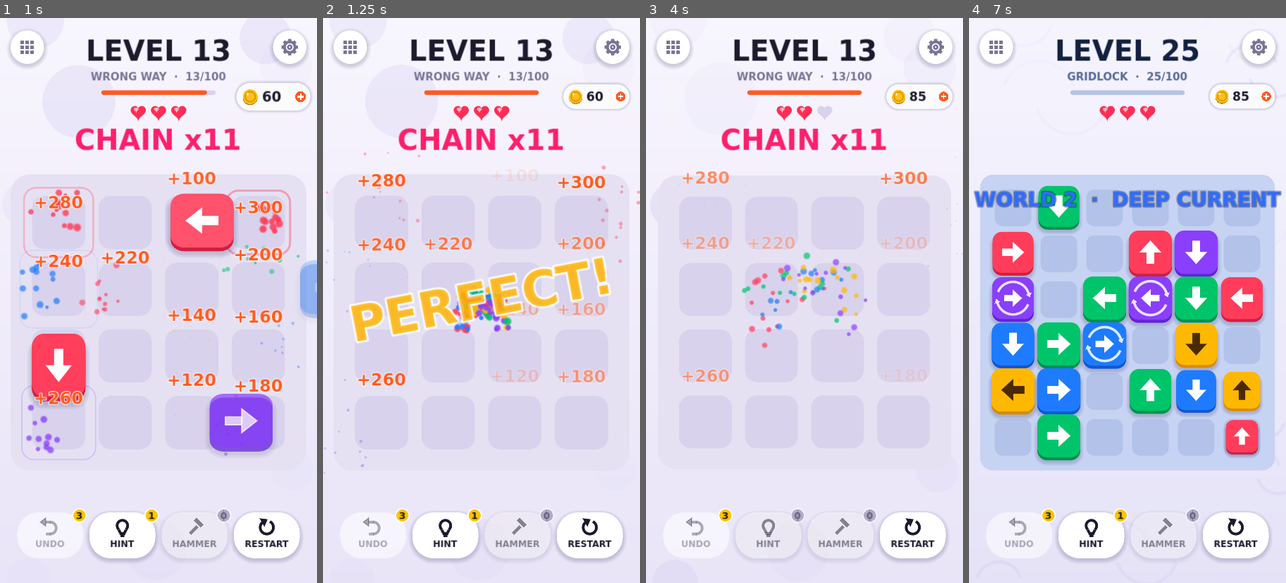
Above: before the commit, frames 1-4 (left to right).
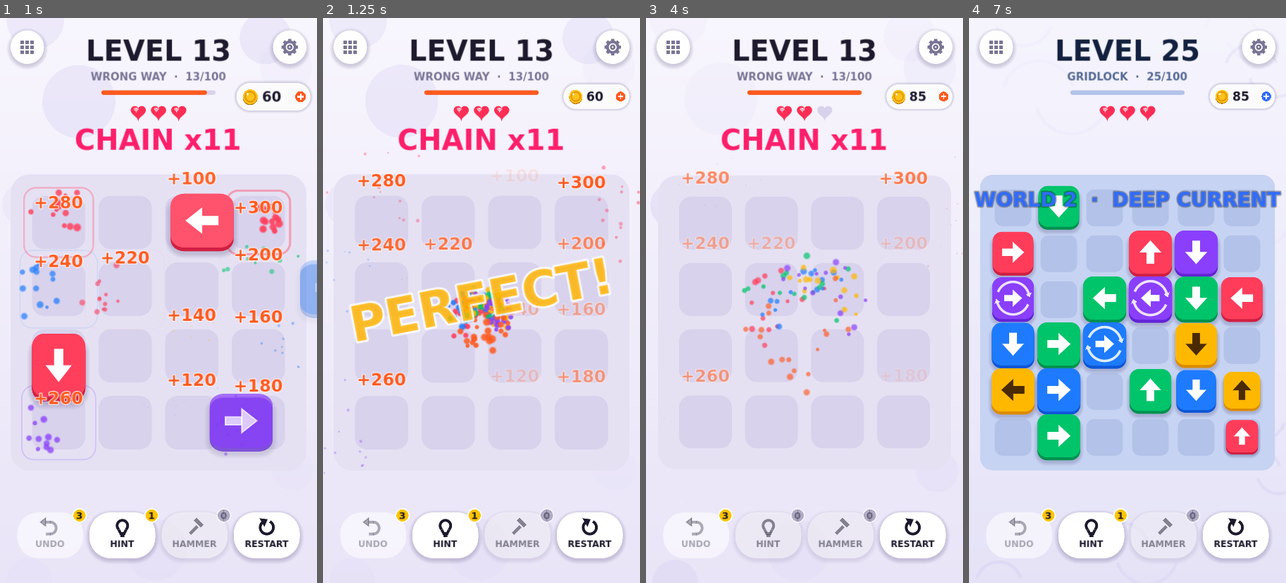
Above: after the commit, the same moments.

Repository: zaknounloay-bot/ChainEscape
Game: Godot game, scene res://tools/Playtest.tscn
Two runs of this game, one before a commit and one after it. Both use one fixed random seed, a clock stepped at 60 frames per second and the inputs below. This scene is started directly instead of the project's main scene.
Inputs (mouse positions are in pixels of both pictures, inside the frame that each line leads up to):
- Up to frame 1 (1 s): click "RESTART" at 0.5 s
- Up to frame 2 (1.25 s): no input
- Up to frame 3 (4 s): click "RESTART" at 1.25 s; click "RESTART" at 2 s; click "HINT" at 2.75 s; tap Enter at 3.5 s; move the mouse to (874, 272) at 3.52 s; tap R at 3.6 s; click (874, 272) at 3.67 s
- Up to frame 4 (7 s): click "REPLAY" at 4.25 s; move the mouse to (1064, 328) at 5.02 s; hold S 5.03-5.78 s; tap H at 5.1, 6.6 s; move the mouse to (1159, 176) at 5.77 s; tap R at 5.85 s; move the mouse to (1111, 413) at 6.52 s; click (1111, 413) at 6.67 s

Frame 1 is identical in both runs. In frame 2, 0.9% of the frame differs, in the area x 38-61%, y 48-60%; in frame 3, 0.3%; in frame 4, less than 0.1%.

Commit message:
Fix World visual progression across all level entry points
- Recalculate the World on every level load and re-apply every
  World-specific surface unconditionally (background, decoration, board
  tint, HUD text, accent colors incl. NEXT/CONTINUE buttons, coin pill,
  complete overlay, celebration particles, music)
- Background fades re-target from the on-screen state and always land on
  the exact target (snap + settle guard), so interrupted transitions can
  no longer leave the previous World's colors
- World 5 gets a distinct deep-teal/gold palette (was nearly identical to
  World 4's dark indigo, so 80->81 looked unchanged)
- [World] debug logging and GameManager.world_state()
- Playtest: 20->21, 40->41, 60->61, 80->81, 99->100 via NEXT, Level Select,
  debug jumps, Replay, rapid interrupted transitions and Continue after
  relaunch; --worlds-only mode

No gameplay or level data changes.

Co-Authored-By: Claude Opus 5.5 <noreply@anthropic.com>
Claude-Session: https://claude.ai/code/session_016uEGzSNWdUSPTuxQuyTYGm

Diff:
--- a/scripts/core/board.gd
+++ b/scripts/core/board.gd
@@ -18,6 +18,8 @@
 ## World theme colors for the board panel and empty slots.
 var board_color: Color = Palette.BOARD
 var slot_color: Color = Palette.SLOT
+## World accent: used by celebration particles.
+var accent_color: Color = Palette.ACCENT
 ## Hammer mode: the next tap smashes a block instead of moving it.
 var hammer_mode: bool = false:
 	set(v):
@@ -264,6 +266,7 @@
 func set_theme(t: Dictionary) -> void:
 	board_color = t["board"]
 	slot_color = t["slot"]
+	accent_color = t["accent"]
 	queue_redraw()
 
 
@@ -365,6 +368,8 @@
 	for i in colors.size():
 		var angle := -PI * 0.5 + (i - 2) * 0.35
 		_burst(center, Vector2.from_angle(angle), Palette.face(colors[i]), 14, 1.6, 70.0)
+	# A ring of the World's accent color.
+	_burst(center, Vector2.UP, accent_color, 18, 1.4, 180.0)
 	_pulse(0.025)
 
 
--- a/scripts/core/worlds.gd
+++ b/scripts/core/worlds.gd
@@ -29,10 +29,11 @@
 		"board": Color("#2B2455"), "slot": Color("#3A3170"),
 		"text": Color("#F3EEFF"), "text_soft": Color("#A99BD8"), "accent": Color("#22E5FF"),
 		"deco": "neon", "deco_color": Color("#FF3DCB"), "dark": true},
+	# Deep teal + gold: clearly different from World 4's indigo neon.
 	{"id": 5, "name": "Master's Summit", "music": "w5",
-		"bg_top": Color("#18213A"), "bg_bottom": Color("#070A14"),
-		"board": Color("#212C48"), "slot": Color("#2D3A5C"),
-		"text": Color("#FFF6DD"), "text_soft": Color("#C9B98A"), "accent": Color("#FFC43D"),
+		"bg_top": Color("#0F3B3A"), "bg_bottom": Color("#041413"),
+		"board": Color("#15413F"), "slot": Color("#1F5553"),
+		"text": Color("#FFF6DD"), "text_soft": Color("#BFD8C9"), "accent": Color("#FFC43D"),
 		"deco": "stars", "deco_color": Color("#FFD978"), "dark": true},
 ]
 
@@ -43,6 +44,7 @@
 	"deco": "rays", "deco_color": Color("#FFCE47"), "dark": true}
 
 
+## 1-20 = World 1, 21-40 = 2, 41-60 = 3, 61-80 = 4, 81-100 = 5 (101+ stays 5).
 static func world_of(level_number: int) -> int:
 	return clampi((level_number - 1) / LEVELS_PER_WORLD + 1, 1, THEMES.size())
 
--- a/scripts/game_manager.gd
+++ b/scripts/game_manager.gd
@@ -55,6 +55,11 @@
 ## Current World theme (drives background, HUD colors and music).
 var theme: Dictionary = {}
 var background: WorldBackground
+
+## World of the loaded level (1-5), recalculated on every level load.
+var current_world: int = 1
+## Print "[World] ..." lines on every World application (debug builds).
+var world_log: bool = OS.is_debug_build()
 
 ## Tests and --level=N skip the title screen.
 static var skip_title := false
@@ -586,21 +591,47 @@
 
 # --- Worlds ------------------------------------------------------------------------
 
-## Applies the World (or Master) theme for `number`: background, board,
-## HUD colors and music. Cross-fades + banner when the World changes.
+## Applies the World (or Master) theme for `number`: background, ambient
+## decoration, board, HUD accent colors, particles and music.
+##
+## Called from start_level(), which every entry point goes through (NEXT
+## LEVEL, Level Select, Continue, Replay, Restart, debug jumps, relaunch).
+## The World is RECALCULATED from the level number every time and every
+## World-specific surface is re-applied unconditionally - nothing depends
+## on what the previous level showed. Only the banner/sound depend on
+## whether the World actually changed.
 func _apply_world_theme(number: int) -> void:
 	var t := Worlds.theme_for_level(number)
-	var changed: bool = theme.is_empty() or t["id"] != theme["id"]
+	var previous_id: int = theme.get("id", 0)
 	var first: bool = theme.is_empty()
 	theme = t
-	background.apply_theme(t, not first)
+	current_world = Worlds.world_of(number)
+	background.apply_theme(t, not first and previous_id != t["id"])
 	board.set_theme(t)
 	ui.apply_theme(t)
 	AudioManager.set_music_theme(t["music"])
-	if changed and not first:
+	_log_world(number, previous_id)
+	if previous_id != t["id"] and not first:
 		AudioManager.play_world()
 		ui.show_world_banner("MASTER LEVEL" if number == Worlds.MASTER_LEVEL
-			else "WORLD %d  ·  %s" % [Worlds.world_of(number), String(t["name"]).to_upper()])
+			else "WORLD %d  ·  %s" % [current_world, String(t["name"]).to_upper()])
+
+
+## Debug log of every World application (debug builds / editor only).
+func _log_world(number: int, previous_id: int) -> void:
+	if not world_log:
+		return
+	print("[World] level=%d world=%d theme=%s (id %d, prev %d) music=%s%s" % [
+		number, current_world, theme["name"], theme["id"], previous_id, AudioManager.music_theme,
+		"  <- transition" if previous_id != theme["id"] else ""])
+
+
+## What is actually applied right now (for tests and debugging).
+func world_state() -> Dictionary:
+	return {"level": current_level, "world": current_world, "theme_id": theme.get("id", 0),
+		"background_theme_id": background.theme["id"], "background_settled": background.is_settled(),
+		"board_color": board.board_color, "accent": board.accent_color, "ui_theme_id": ui.theme["id"],
+		"music": AudioManager.music_theme}
 
 
 # --- Level select --------------------------------------------------------------
--- a/scripts/ui/coin_pill.gd
+++ b/scripts/ui/coin_pill.gd
@@ -4,6 +4,11 @@
 ## Counts up/down smoothly when the balance changes.
 
 var coins: int = 0
+## "+" badge color (World accent).
+var accent: Color = Palette.ACCENT:
+	set(v):
+		accent = v
+		queue_redraw()
 var _shown: float = 0.0
 var _tween: Tween
 
@@ -42,6 +47,6 @@
 	var font := Palette.font(900)
 	draw_string(font, Vector2(52, size.y * 0.5 + 10), str(int(round(_shown))), HORIZONTAL_ALIGNMENT_LEFT, -1, 28, Palette.TEXT)
 	# Small "+" hints that tapping opens the shop.
-	draw_circle(Vector2(size.x - 20, size.y * 0.5), 11, Palette.ACCENT)
+	draw_circle(Vector2(size.x - 20, size.y * 0.5), 11, accent)
 	draw_line(Vector2(size.x - 26, size.y * 0.5), Vector2(size.x - 14, size.y * 0.5), Color.WHITE, 3)
 	draw_line(Vector2(size.x - 20, size.y * 0.5 - 6), Vector2(size.x - 20, size.y * 0.5 + 6), Color.WHITE, 3)
--- a/scripts/ui/pill_button.gd
+++ b/scripts/ui/pill_button.gd
@@ -40,6 +40,7 @@
 		left_pad = 6
 		_right_pad = 6
 		_top_pad = 50
+	_left_pad = left_pad
 	add_theme_stylebox_override("normal", _style(bg, left_pad))
 	add_theme_stylebox_override("hover", _style(bg, left_pad))
 	add_theme_stylebox_override("focus", StyleBoxEmpty.new())
@@ -52,6 +53,16 @@
 
 
 var _right_pad := 36
+var _left_pad := 36
+
+
+## Changes the button's background color (e.g. World accent).
+func set_background(bg: Color) -> void:
+	add_theme_stylebox_override("normal", _style(bg, _left_pad))
+	add_theme_stylebox_override("hover", _style(bg, _left_pad))
+	add_theme_stylebox_override("pressed", _style(bg.darkened(0.06), _left_pad))
+	add_theme_stylebox_override("hover_pressed", _style(bg.darkened(0.06), _left_pad))
+	add_theme_stylebox_override("disabled", _style(Color(bg, 0.55), _left_pad, false))
 
 
 func _style(bg: Color, left_pad: int, shadow: bool = true) -> StyleBoxFlat:
--- a/scripts/ui/title_screen.gd
+++ b/scripts/ui/title_screen.gd
@@ -48,6 +48,7 @@
 	_stats.text = ("%d ★    %d COINS" % [stars, coins]) if has_progress else "Tap a block. Let it escape."
 	_stats.add_theme_color_override("font_color", theme["text_soft"])
 	_title_color = theme["text"]
+	_continue.set_background(theme["accent"].darkened(0.1) if theme["dark"] else theme["accent"])
 	_bg_top = theme["bg_top"]
 	_bg_bottom = theme["bg_bottom"]
 	visible = true
--- a/scripts/ui/ui_manager.gd
+++ b/scripts/ui/ui_manager.gd
@@ -209,6 +209,11 @@
 	_progress.fill_color = t["accent"]
 	_progress.queue_redraw()
 	TutorialHint.text_color = t["text"]
+	# Accent-colored surfaces follow the World too.
+	var accent_btn: Color = t["accent"].darkened(0.1) if t["dark"] else t["accent"]
+	_next_button.set_background(accent_btn)
+	_coin_pill.accent = t["accent"]
+	_chain_label.add_theme_color_override("font_color", t["accent"])
 
 
 ## "WORLD 2 · DEEP CURRENT" banner when entering a new World.
@@ -294,7 +299,7 @@
 		_card_reward.add_theme_color_override("font_color", Palette.TEXT_SOFT)
 	_next_button.text = "NEXT LEVEL" if not r["is_last"] else "PLAY AGAIN"
 	_overlay.visible = true
-	_overlay.color = Color(Palette.BACKGROUND, 0.0)
+	_overlay.color = Color(theme["bg_bottom"], 0.0)
 	_card.pivot_offset = _card.size * 0.5
 	_card.scale = Vector2(0.85, 0.85)
 	_card.modulate.a = 0.0
@@ -360,7 +365,7 @@
 	_card_stats.text = "No worries - try again!"
 	_set_card_mode(false)
 	_overlay.visible = true
-	_overlay.color = Color(Palette.BACKGROUND, 0.0)
+	_overlay.color = Color(theme["bg_bottom"], 0.0)
 	_card.pivot_offset = _card.size * 0.5
 	_card.scale = Vector2(0.9, 0.9)
 	_card.modulate.a = 0.0
--- a/scripts/ui/world_background.gd
+++ b/scripts/ui/world_background.gd
@@ -31,18 +31,19 @@
 	apply_theme(theme, false)
 
 
-## Switches to a theme; `animate` cross-fades colors over ~1.2 s.
+const FADE_TIME := 1.2
+
+## Switches to a theme; `animate` cross-fades colors over ~1.2 s. Every call
+## re-targets from whatever is on screen right now, and a settle guard snaps
+## to the exact target afterwards, so an interrupted or skipped fade can
+## never leave the previous World's colors behind.
 func apply_theme(t: Dictionary, animate: bool = true) -> void:
-	var same: bool = t["id"] == theme["id"]
+	var same: bool = t["id"] == theme["id"] and is_settled()
 	theme = t
 	if _tween:
 		_tween.kill()
 	if not animate or same:
-		_top = t["bg_top"]
-		_bottom = t["bg_bottom"]
-		_deco_color = t["deco_color"]
-		_deco_alpha = 1.0
-		_canvas.queue_redraw()
+		_snap()
 		return
 	var from_top := _top
 	var from_bottom := _bottom
@@ -54,7 +55,28 @@
 		_deco_alpha = absf(1.0 - 2.0 * k)
 		if k >= 0.5:
 			_deco_color = t["deco_color"]
-		_canvas.queue_redraw(), 0.0, 1.0, 1.2).set_trans(Tween.TRANS_SINE)
+		_canvas.queue_redraw(), 0.0, 1.0, FADE_TIME).set_trans(Tween.TRANS_SINE)
+	_tween.tween_callback(_snap)
+	# Guard: even if this tween is killed or stalls, land on the target.
+	var target_id: int = t["id"]
+	get_tree().create_timer(FADE_TIME + 0.3).timeout.connect(func():
+		if theme["id"] == target_id and not is_settled():
+			_snap())
+
+
+## Exactly the target theme on screen (no leftovers from the previous one).
+func _snap() -> void:
+	_top = theme["bg_top"]
+	_bottom = theme["bg_bottom"]
+	_deco_color = theme["deco_color"]
+	_deco_alpha = 1.0
+	_canvas.queue_redraw()
+
+
+## True when the rendered colors are exactly the target theme's.
+func is_settled() -> bool:
+	return (_top.is_equal_approx(theme["bg_top"]) and _bottom.is_equal_approx(theme["bg_bottom"])
+		and _deco_color.is_equal_approx(theme["deco_color"]) and is_equal_approx(_deco_alpha, 1.0))
 
 
 func _process(delta: float) -> void:
--- a/tools/playtest.gd
+++ b/tools/playtest.gd
@@ -15,6 +15,7 @@
 ##
 ##   godot --headless --path . res://tools/Playtest.tscn
 ##   godot --path . res://tools/Playtest.tscn -- --shots=/tmp/shots
+##   godot --headless --path . res://tools/Playtest.tscn -- --worlds-only
 
 const PROGRESS_PATH := "user://playtest_progress.cfg"
 
@@ -44,6 +45,13 @@
 	print("Levels found: %d" % total)
 	_check(total >= 100, "expected at least 100 levels")
 	await _test_web_audio_gate()
+	if "--worlds-only" in OS.get_cmdline_user_args():
+		await _test_worlds_and_music()
+		print("WORLDS-ONLY RUN: %s" % ("PASSED" if failures.is_empty() else "FAILED"))
+		for f in failures:
+			printerr("FAIL: " + f)
+		get_tree().quit(0 if failures.is_empty() else 1)
+		return
 	await _test_perfect_and_bests()
 	await _test_replay_and_level_select()
 	await _test_undo_limit()
@@ -171,29 +179,96 @@
 	print("Web audio gate OK")
 
 
+## World progression through every entry point. After each transition
+## settles, EVERY World-specific surface must show the new World: the
+## calculated World, background (exact colors, decoration), board tint,
+## accent (HUD, buttons, particles) and music. Nothing may be left over
+## from the previous World.
 func _test_worlds_and_music() -> void:
-	game.start_level(20)
-	await _wait(0.3)
-	_check(game.theme["id"] == 1 and AudioManager.music_theme == "w1", "level 20 is World 1")
-	game.start_level(21)
-	await _wait(0.3)
-	_check(game.theme["id"] == 2 and game.background.theme["id"] == 2 and AudioManager.music_theme == "w2", "level 21 switches to World 2 (theme, background, music)")
-	_check(game.ui._banner.visible, "World banner shown on entering a new World")
-	_shot("world2_banner")
-	for spec in [[45, 3, "w3"], [70, 4, "w4"], [90, 5, "w5"], [100, 6, "master"]]:
-		game.start_level(spec[0])
-		await _wait(0.2)
-		_check(game.theme["id"] == spec[1] and AudioManager.music_theme == spec[2], "L%d uses theme %d / music %s" % spec)
-	await _wait(1.3)
+	var pairs := [[20, 21], [40, 41], [60, 61], [80, 81], [99, 100]]
+	# 1) NEXT LEVEL
+	for pr in pairs:
+		game.start_level(pr[0])
+		await _settle()
+		_expect_world(pr[0], "start %d" % pr[0])
+		game.ui.next_pressed.emit()
+		await _settle()
+		_expect_world(pr[1], "NEXT %d->%d" % pr)
+		if pr[1] == 21:
+			_shot("world2_after_next")
+		if pr[1] == 81:
+			_shot("world5_after_next_from_80")
+	# 2) Level Select
+	for pr in pairs:
+		game.start_level(pr[0])
+		await _settle()
+		game.ui.level_chosen.emit(pr[1])
+		await _settle()
+		_expect_world(pr[1], "LEVEL SELECT %d->%d" % pr)
+	# 3) Replay (same World must stay exactly applied)
+	for n in [21, 41, 61, 81, 100]:
+		game.start_level(n)
+		await _settle()
+		game.ui.replay_pressed.emit()
+		await _settle()
+		_expect_world(n, "REPLAY %d" % n)
+	# 4) Debug jumps (forwards, backwards, across several Worlds)
+	for pr in [[20, 21], [40, 41], [60, 61], [80, 81], [99, 100], [100, 99], [81, 80], [61, 60], [95, 5], [5, 95]]:
+		game.start_level(pr[0])
+		await _settle()
+		game.debug_panel.level_requested.emit(pr[1])
+		await _settle()
+		_expect_world(pr[1], "DEBUG JUMP %d->%d" % pr)
+	# 5) Rapid transitions that interrupt the cross-fade
+	game.start_level(79)
+	await _settle()
+	game.ui.next_pressed.emit()  # 80
+	await _wait(0.25)
+	game.ui.next_pressed.emit()  # 81 while the fade into 80 is still running
+	await _settle()
+	_expect_world(81, "RAPID 79->80->81")
+	game.start_level(80)
+	await _settle()
+	game.ui.next_pressed.emit()  # 81, fading W4 -> W5
+	await _wait(0.5)
+	game.debug_panel.level_requested.emit(61)  # back to W4 mid-fade
+	await _wait(0.1)
+	game.ui.level_chosen.emit(90)  # and to W5 again
+	await _settle()
+	_expect_world(90, "RAPID 80->81->61->90")
+	_shot("world5_after_rapid")
+	_check(game.ui._level_label.text == "LEVEL 90", "level label follows the jumps")
+	game.start_level(100)
+	await _settle()
+	_check(game.ui._level_label.text == "MASTER LEVEL", "Level 100 shows the Master Level label")
 	_shot("L100_master_theme")
-	_check(game.ui._level_label.text == "MASTER LEVEL", "Level 100 shows the Master Level label")
 	game.ui.levels_opened.emit()
 	await _frames(3)
 	var worlds := game.ui._level_select._list.get_children().filter(func(c): return c.has_meta("world"))
 	_check(worlds.size() == 5, "Level Select groups levels into 5 Worlds (%d)" % worlds.size())
 	_shot("level_select_worlds")
 	game.ui._level_select.close()
-	print("Worlds / music / level select grouping OK")
+	print("Worlds / music / level select grouping OK (NEXT, Level Select, Replay, debug jumps, rapid)")
+
+
+func _settle() -> void:
+	await _wait(WorldBackground.FADE_TIME + 0.45)
+
+
+## Checks everything World-specific that is on screen for level `n`.
+func _expect_world(n: int, label: String) -> void:
+	var t := Worlds.theme_for_level(n)
+	var w := game.world_state()
+	var expect_world := clampi((n - 1) / 20 + 1, 1, 5)  # 1-20=1 ... 81-100=5
+	var ok: bool = (w["level"] == n and w["world"] == expect_world and w["theme_id"] == t["id"]
+		and w["background_theme_id"] == t["id"] and w["background_settled"]
+		and game.background._top.is_equal_approx(t["bg_top"]) and game.background._bottom.is_equal_approx(t["bg_bottom"])
+		and game.background._deco_color.is_equal_approx(t["deco_color"])
+		and w["board_color"].is_equal_approx(t["board"]) and w["accent"].is_equal_approx(t["accent"])
+		and w["ui_theme_id"] == t["id"] and game.ui._progress.fill_color.is_equal_approx(t["accent"])
+		and game.ui._coin_pill.accent.is_equal_approx(t["accent"])
+		and w["music"] == t["music"] and AudioManager.music_theme == t["music"])
+	_check(ok, "%s: level %d should be World %d / theme %d / music %s, got %s" % [label, n, expect_world, t["id"], t["music"], str(w)])
 
 
 func _test_shop_and_hammer() -> void:
@@ -316,6 +391,20 @@
 	game.ui.continue_pressed.emit()
 	await _frames(2)
 	_check(not game.ui.is_title_open() and game.current_level == 57, "CONTINUE resumes level 57")
+	await _settle()
+	_expect_world(57, "CONTINUE after relaunch (57)")
+	# Relaunch again into World 5 (81) - a fresh start must apply World 5,
+	# not World 1 defaults or a previous World.
+	game.start_level(81)
+	await _wait(0.2)
+	game.queue_free()
+	await _frames(3)
+	game = load("res://scenes/Main.tscn").instantiate()
+	get_tree().root.add_child(game)
+	await _frames(5)
+	game.ui.continue_pressed.emit()
+	await _settle()
+	_expect_world(81, "CONTINUE after relaunch (81)")
 	print("Relaunch / continue OK")
 
 
Not shown, changed: README.md
